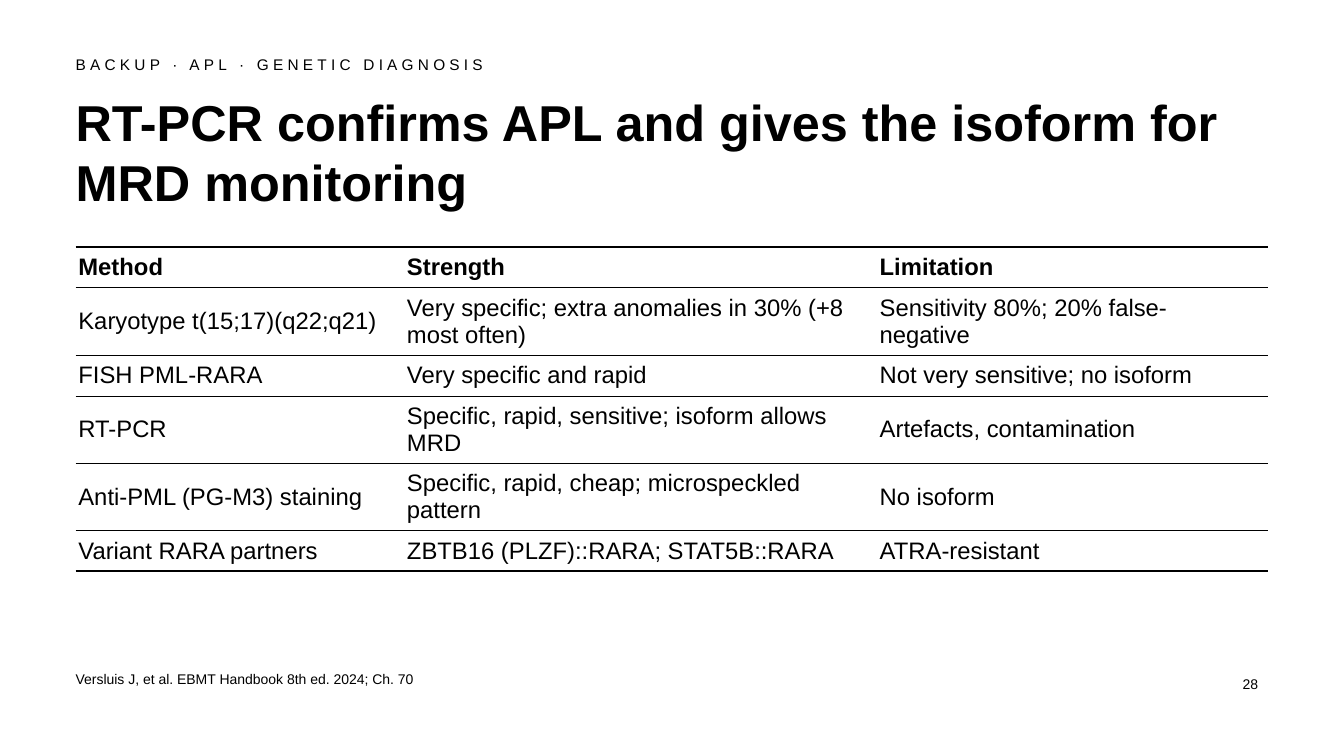
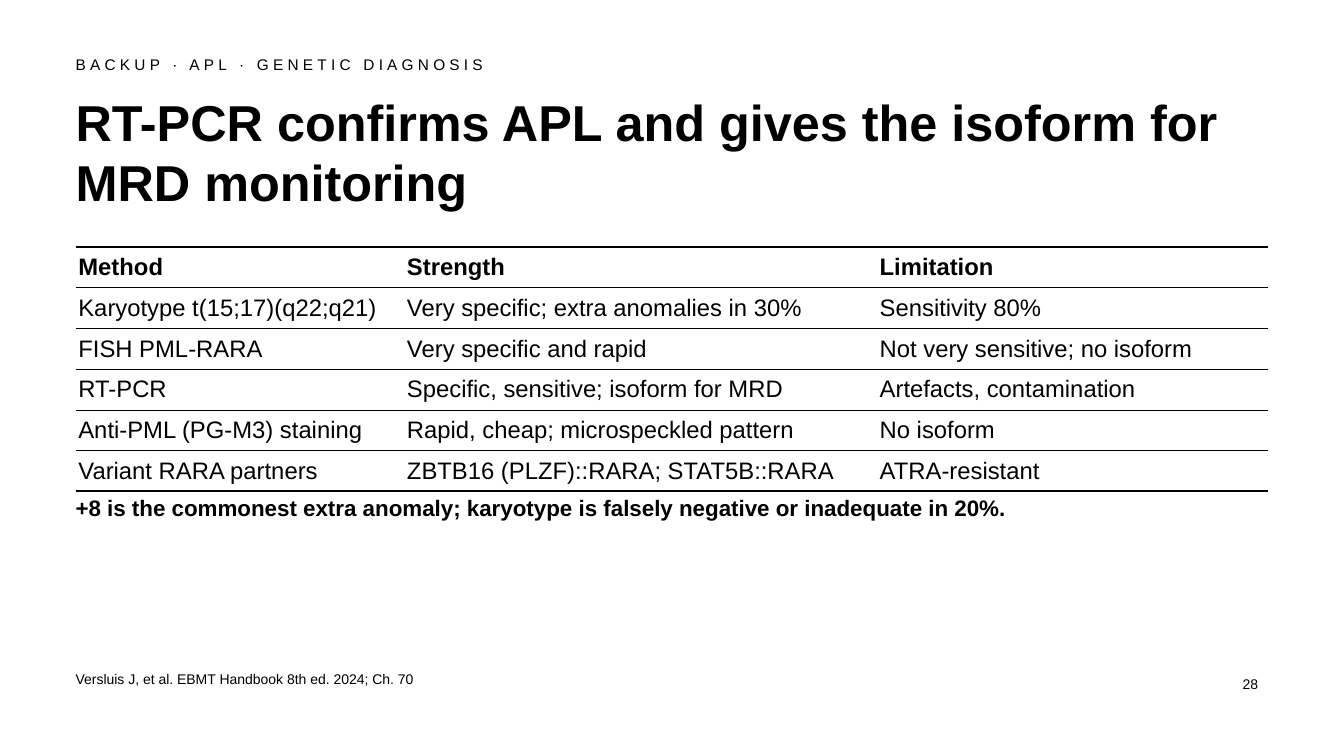
Before and after one commit to htlin222/ebmt-handbook-skill, a slide deck: slide 28 of slides/decks/s21-aml.pptx. Drawn at 1344x756 pixels with LibreOffice and Linux fonts; fonts in the diff are those of the drawing. Boxes give left, top, right and bottom in pixels: in the first picture for what was removed or moved away, otherwise in the second. Text is boxed around its words. In the diff, an @@ line names an element or a change of style, - is before the commit and + after.

```diff
--- a/slides/decks/s21-aml.pptx
+++ b/slides/decks/s21-aml.pptx
@@ table at (x1=76, y1=247, x2=1268, y2=488) @@
-row 2, column 2: Very specific; extra anomalies in 30% (+8 most often)
+row 2, column 2: Very specific; extra anomalies in 30%
-row 2, column 3: Sensitivity 80%; 20% false-negative
+row 2, column 3: Sensitivity 80%
-row 4, column 2: Specific, rapid, sensitive; isoform allows MRD
+row 4, column 2: Specific, sensitive; isoform for MRD
-row 5, column 2: Specific, rapid, cheap; microspeckled pattern
+row 5, column 2: Rapid, cheap; microspeckled pattern
@@ text added at (x1=76, y1=499, x2=1005, y2=521), 16 pt, text #000000, bold @@
++8 is the commonest extra anomaly; karyotype is falsely negative or inadequate in 20%.
```
Also in this commit, not shown: 2 other slides changed, 9 other files.
